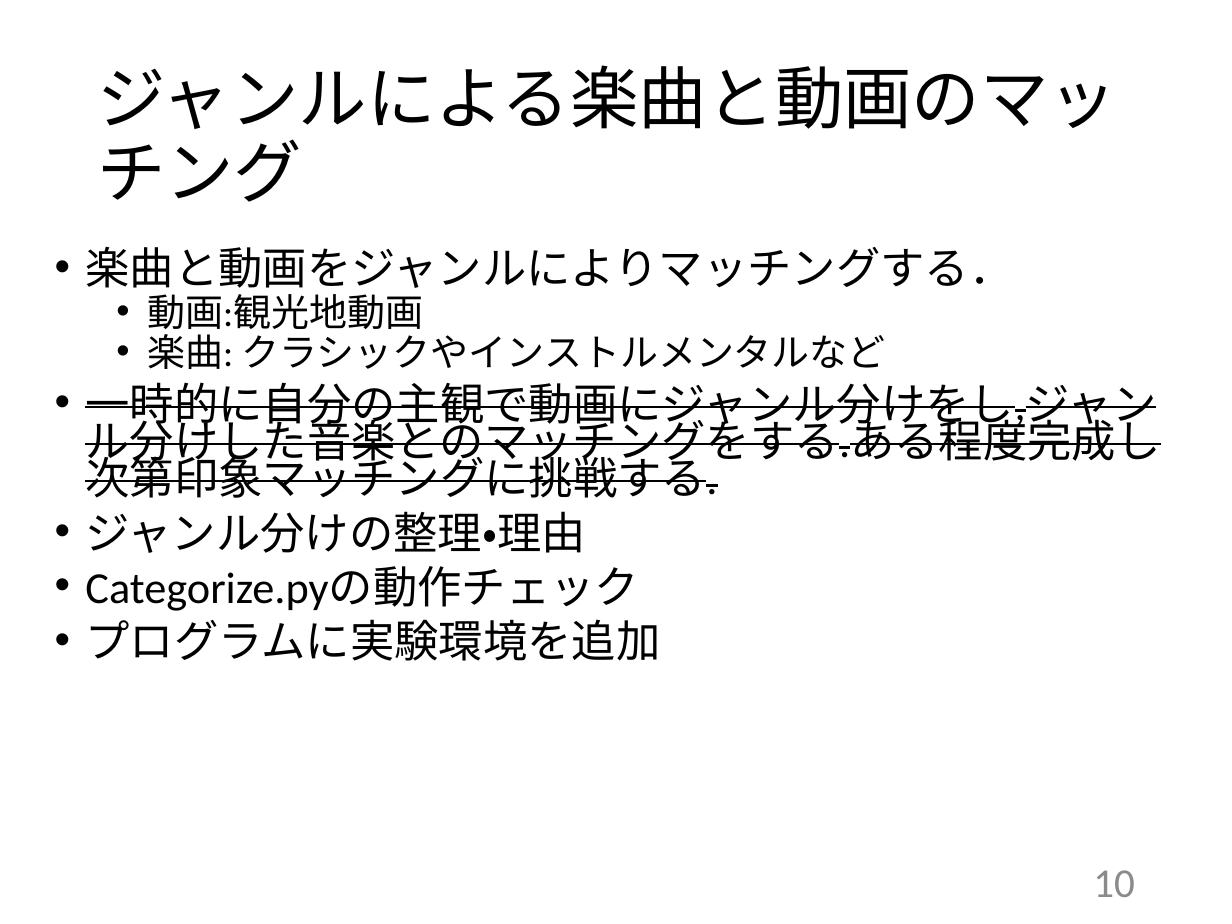
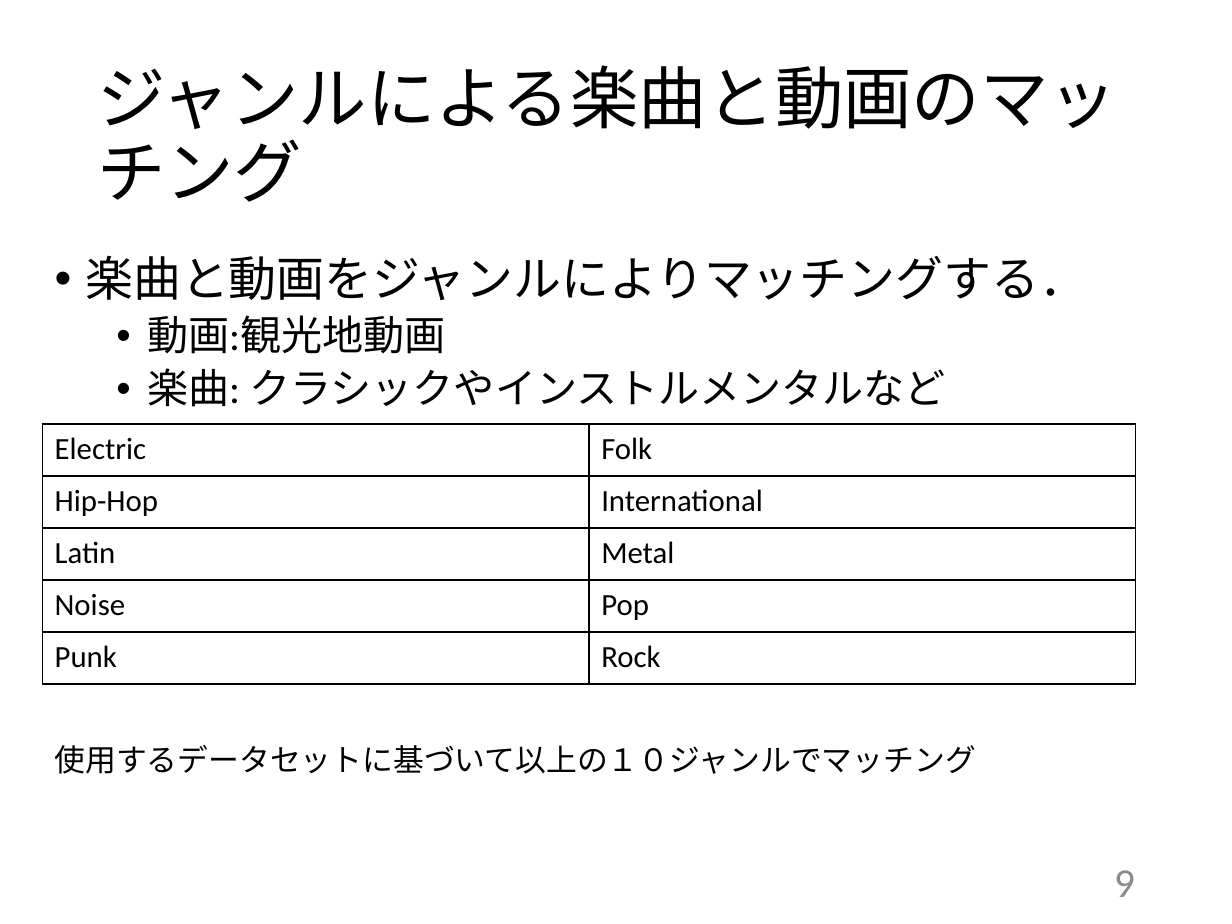
Before and after one commit to kait-takanolab/1821144-yoshii-thesis, a slide deck: slide 9 of 発表用スライド/1821144_yoshii_thesis_ver2.pptx (slide 10 before the commit). Drawn at 1232x924 pixels with LibreOffice and Linux fonts; fonts in the diff are those of the drawing. Boxes give left, top, right and bottom in pixels: in the first picture for what was removed or moved away, otherwise in the second. Text is boxed around its words. In the diff, an @@ line names an element or a change of style, - is before the commit and + after.

```diff
--- a/発表用スライド/1821144_yoshii_thesis_ver2.pptx
+++ b/発表用スライド/1821144_yoshii_thesis_ver2.pptx
@@ text "楽曲と動画をジャンルによりマッチングする．" at [85,255,1086,407]: size 25.9 to 28 pt in "楽曲と動画をジャンルによりマッチングする．"; size 22.2 to 24 pt in "動画:観光地動画", "楽曲: クラシックやインストルメンタルなど"; line spacing 0.7 to 0.9 @@
@@ text at [85,382,1160,661]: paragraphs removed @@
-• 一時的に自分の主観で動画にジャンル分けをし,ジャンル分けした音楽とのマッチングをする.ある程度完成し次第印象マッチングに挑戦する.
-• ジャンル分けの整理・理由
-• Categorize.pyの動作チェック
-• プログラムに実験環境を追加
@@ table added at [42,424,1136,684], 5 rows, 2 columns @@
+Electric | Folk
+Hip-Hop | International
+Latin | Metal
+Noise | Pop
+Punk | Rock
@@ text added at [54,745,976,774], 18 pt, text #000000 @@
+使用するデータセットに基づいて以上の１０ジャンルでマッチング
@@ page number at [1114,870,1135,897]: text changed @@
-10
+9
```
Also in this commit, not shown: 2 other slides changed, 2 slides added, 1 slide removed, 4 other files.
